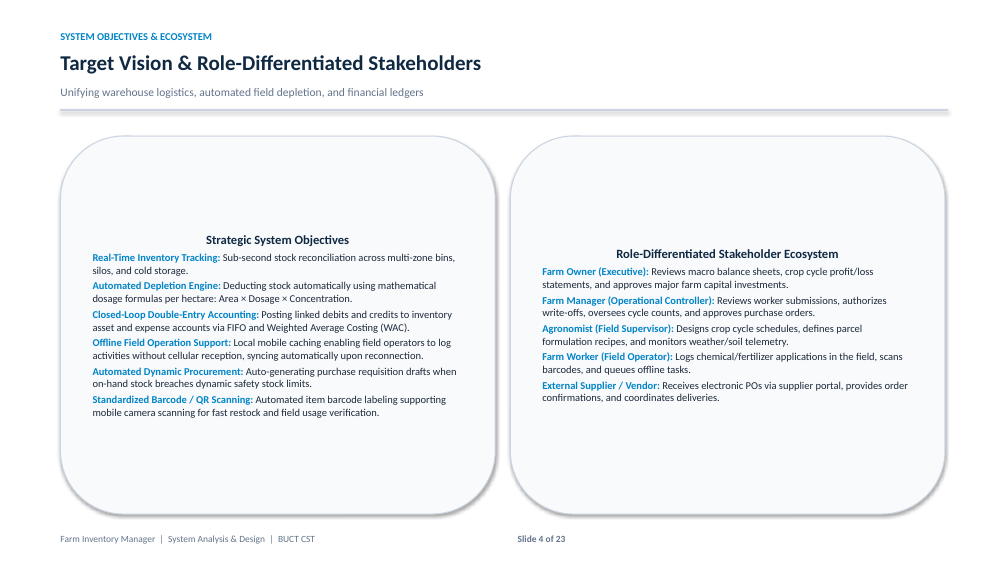
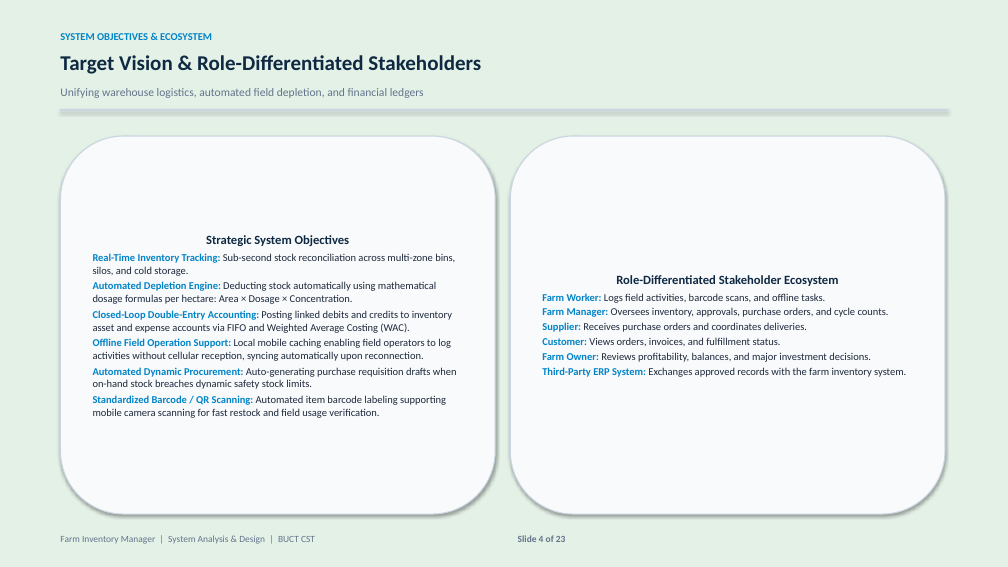
Before and after one commit to frhetto/Farm-Inventory-Manager, a slide deck: slide 4 of Farm_Inventory_Manager_Presentation.pptx. Drawn at 1008x567 pixels with LibreOffice and Linux fonts; fonts in the diff are those of the drawing. Boxes give left, top, right and bottom in pixels: in the first picture for what was removed or moved away, otherwise in the second. Text is boxed around its words. In the diff, an @@ line names an element or a change of style, - is before the commit and + after.

```diff
--- a/Farm_Inventory_Manager_Presentation.pptx
+++ b/Farm_Inventory_Manager_Presentation.pptx
@@ rectangle added at [0, 0, 14, 567], fill #1B5E4B @@
@@ rectangle added at [0, 0, 1008, 567], fill #E4F1E7 @@
@@ rectangle added at [14, 0, 1008, 11], fill #78A843 @@
@@ text in rounded rectangle at [542, 293, 906, 377]: text changed @@
-Farm Owner (Executive): Reviews macro balance sheets, crop cycle profit/loss statements, and approves major farm capital investments.
-Farm Manager (Operational Controller): Reviews worker submissions, authorizes write-offs, oversees cycle counts, and approves purchase orders.
-Agronomist (Field Supervisor): Designs crop cycle schedules, defines parcel formulation recipes, and monitors weather/soil telemetry.
-Farm Worker (Field Operator): Logs chemical/fertilizer applications in the field, scans barcodes, and queues offline tasks.
-External Supplier / Vendor: Receives electronic POs via supplier portal, provides order confirmations, and coordinates deliveries.
+Farm Worker: Logs field activities, barcode scans, and offline tasks.
+Farm Manager: Oversees inventory, approvals, purchase orders, and cycle counts.
+Supplier: Receives purchase orders and coordinates deliveries.
+Customer: Views orders, invoices, and fulfillment status.
+Farm Owner: Reviews profitability, balances, and major investment decisions.
+Third-Party ERP System: Exchanges approved records with the farm inventory system.
@@ text in rounded rectangle at [616, 275, 838, 286]: less space between paragraphs @@
```
Also in this commit, not shown: 21 other slides changed, 13 other files.
